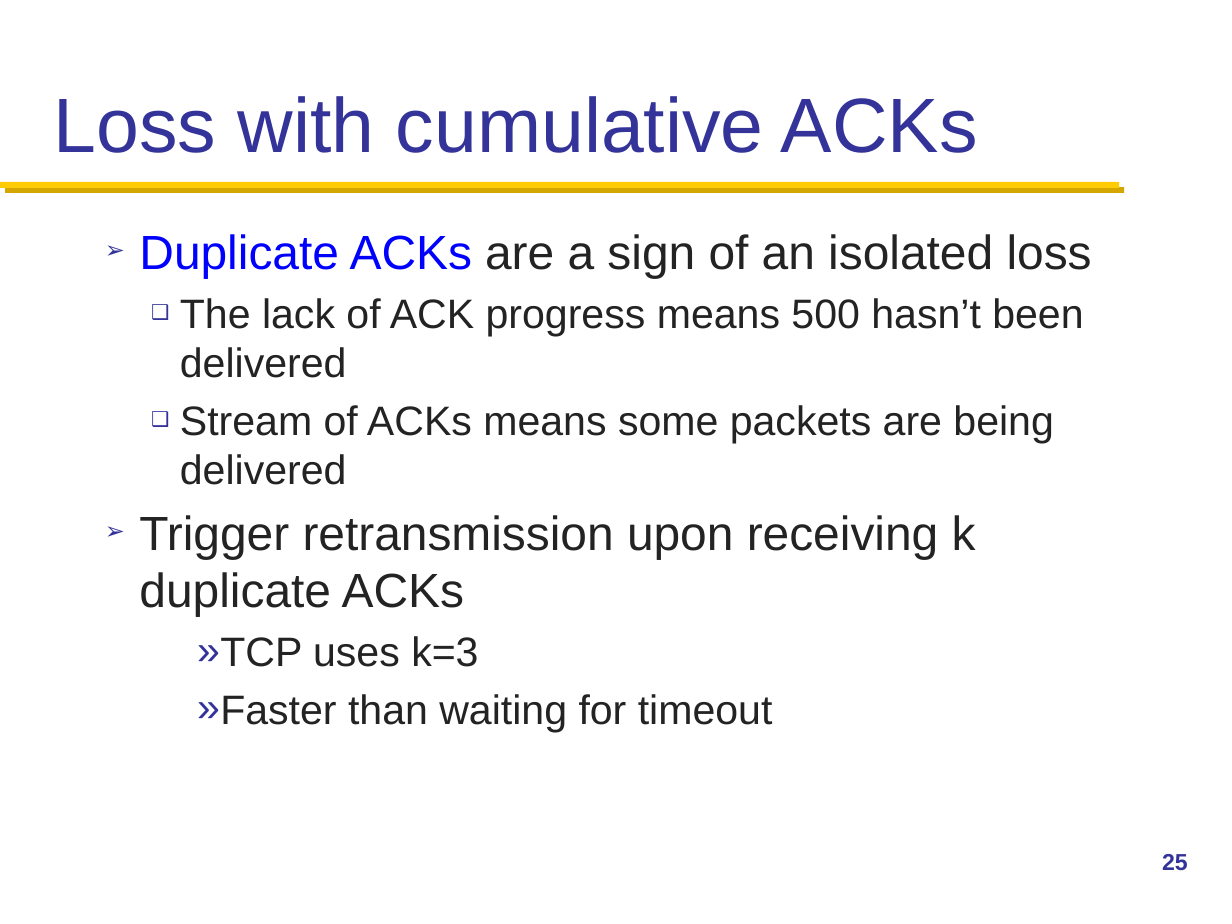
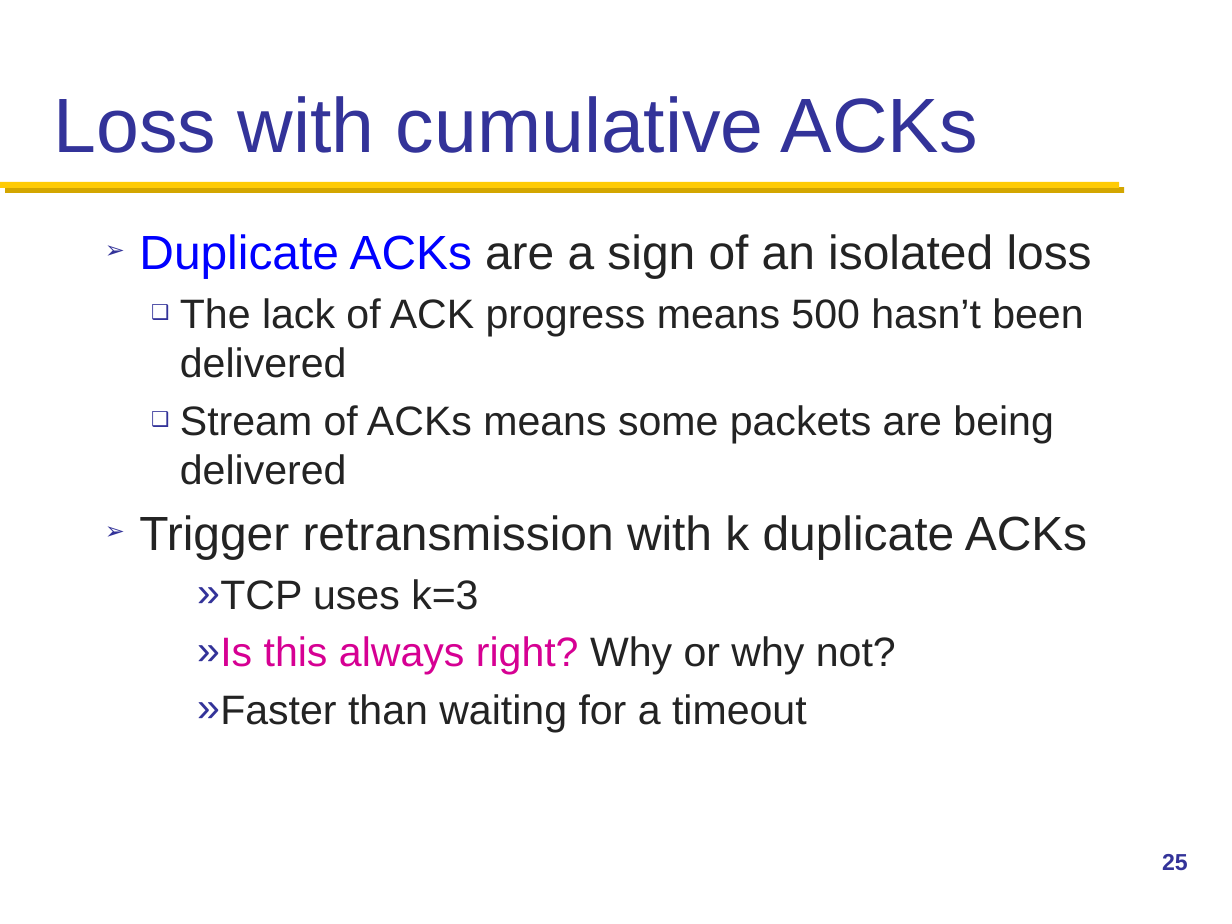
Before and after one commit to henryhxu/CSCI4430-ESTR4120, a slide deck: slide 25 of lec/lec7.pptx. Drawn at 1232x924 pixels with LibreOffice and Linux fonts; fonts in the diff are those of the drawing. Boxes give left, top, right and bottom in pixels: in the first picture for what was removed or moved away, otherwise in the second. Text is boxed around its words. In the diff, an @@ line names an element or a change of style, - is before the commit and + after.

```diff
--- a/lec/lec7.pptx
+++ b/lec/lec7.pptx
@@ text at [139,515,1087,559]: text changed @@
-➢ Trigger retransmission upon receiving k duplicate ACKs
+➢ Trigger retransmission with k duplicate ACKs
@@ text at [197,636,896,732]: text changed @@
-    » Faster than waiting for timeout
+    » Is this always right? Why or why not?
+    » Faster than waiting for a timeout
```
Also in this commit, not shown: 10 other slides changed, 2 slides added.
